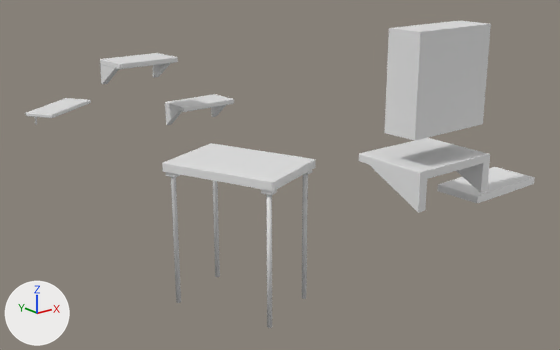
The FBX model Assets/_Assets/Models/Background/Shelving_01.fbx, before and after one commit.
Before and after are seen from a 50 mm camera at (-28.2, -40.9, 21.7) aimed at (2.2, -2.8, 6.5). Every picture has the same lights, and +X, +Y and +Z are marked at lower left. The first picture is the older version. Materials are left out; every surface is plain grey. Where no turn or scale is listed for an object, it has been applied to the vertices.

In view in the first picture: 'backTable', 'boxshelf', 'shelf.01', 'shelf.02', 'shelf.03', 'shelf.04', 'shelf.05'.
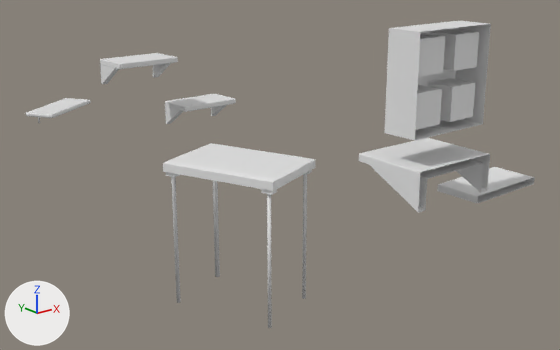
Location of each change, (x1, y1, x2, y2) in pixels of the pictures (560 x 350 px):
'shelf.04', moved
    before: (165, 94, 234, 125)
    after: (165, 94, 236, 124)
part 1 of me_cube_096, deleted
    before: (418, 154, 490, 213)
part 2 of me_cube_070, deleted
    before: (415, 24, 491, 140)
part 3 of me_cube_068, deleted
    before: (477, 177, 535, 203)

The edits, one by one:
me_cube_068 is used by ob_shelf_01; location (7.99, -14.78, 7.75).
Verts and faces of me_cube_068; kept vertices keep their numbers, new ones are numbered from 22.
Before the commit, vertices of me_cube_068: 0 (2.75, -1.35, -0.22) at pixel (534, 183), 1 (-2.7, -1.46, -0.22) at pixel (477, 203), 2 (-0.81, -1.42, -0.23) at pixel (497, 196), 3 (-0.81, -1.42, 0.19) at pixel (498, 189), 4 (2.75, -1.35, 0.16) at pixel (534, 177).
Before the commit, vertices of me_cube_068: 5 (2.71, -1.35, 0.2) at pixel (534, 177), 6 (-2.66, -1.45, 0.2) at pixel (478, 196), 7 (-2.7, -1.46, 0.16) at pixel (477, 196).
me_cube_068 had 22 vertices, 20 faces and spanned x -2.75..2.75, y -1.46..1.45, z -0.23..0.2.
me_cube_068 now has 22 vertices, 18 faces and spans x -2.75..2.75, y -1.46..1.45, z -0.23..0.2.
Part 3, on me_cube_068:
Faces deleted: (1, 2, 3, 6, 7), (0, 4, 5, 3, 2).
me_cube_096 is used by ob_shelf_03; location (1.84, -15.23, 9.74).
Verts and faces of me_cube_096; kept vertices keep their numbers, new ones are numbered from 54.
Before the commit, vertices of me_cube_096: 0 (-2.67, -2.11, 0.6) at pixel (420, 180), 2 (0.05, -2.14, 0.6) at pixel (457, 170), 3 (0.05, -2.14, 1.02) at pixel (457, 162), 6 (-2.16, -2.12, 1.02) at pixel (427, 170), 8 (-2.16, -2.12, 0.6) at pixel (427, 178).
Before the commit, vertices of me_cube_096: 10 (2.11, -2.16, 0.6) at pixel (483, 163), 12 (2.11, -2.16, 1.02) at pixel (483, 155), 14 (2.11, -2.16, -1.02) at pixel (480, 193), 15 (2.63, -2.17, -1.02) at pixel (487, 191), 16 (-2.67, -2.11, -1.02) at pixel (418, 212).
Before the commit, vertices of me_cube_096: 17 (-2.16, -2.12, -1.02) at pixel (425, 210), 18 (2.63, -2.17, 0.56) at pixel (489, 162), 19 (2.63, -2.17, 0.64) at pixel (489, 160), 20 (2.59, -2.16, 0.6) at pixel (489, 161), 21 (2.63, -2.17, 0.98) at pixel (490, 154).
Before the commit, vertices of me_cube_096: 22 (2.59, -2.16, 1.02) at pixel (489, 153), 23 (-2.63, -2.11, 1.02) at pixel (421, 172), 24 (-2.67, -2.11, 0.98) at pixel (420, 173).
me_cube_096 had 54 vertices, 54 faces and spanned x -2.67..2.67, y -2.17..2.16, z -1.02..1.02.
me_cube_096 now has 54 vertices, 48 faces and spans x -2.67..2.67, y -2.17..2.16, z -1.02..1.02.
Part 1, on me_cube_096:
Faces deleted: (2, 10, 12, 3), (0, 16, 17, 8), (0, 8, 6, 23, 24), (2, 3, 6, 8), (10, 14, 15, 18, 20), (10, 20, 19, 21, 22, 12).
me_cube_070 is used by ob_boxshelf; location (1.85, -15.83, 14.78).
Verts and faces of me_cube_070; kept vertices keep their numbers, new ones are numbered from 66.
Before the commit, vertices of me_cube_070: 0 (2.68, -0.92, -2.57) at pixel (482, 124), 1 (2.68, -0.92, 2.57) at pixel (490, 23), 2 (-2.6, -0.99, -2.57) at pixel (414, 140), 3 (-2.6, -0.99, 2.57) at pixel (420, 31), 8 (0.04, -0.96, -2.57) at pixel (450, 132).
Before the commit, vertices of me_cube_070: 9 (0.04, -0.96, 2.57) at pixel (457, 27), 12 (2.68, -0.92, 0.0) at pixel (486, 74), 13 (-2.6, -0.99, 0.0) at pixel (417, 87), 17 (0.04, -0.96, 0.0) at pixel (453, 80).
me_cube_070 had 66 vertices, 64 faces and spanned x -2.68..2.68, y -0.99..0.99, z -2.57..2.57.
me_cube_070 now has 65 vertices, 60 faces and spans x -2.68..2.68, y -0.99..0.99, z -2.57..2.57.
Part 2, on me_cube_070:
Vertices deleted: 17 (with the faces that use them).
Object 'shelf.04' (ob_shelf_04) moves from (7.83, 15.36, 6.72) to (7.83, 15.23, 6.79).
